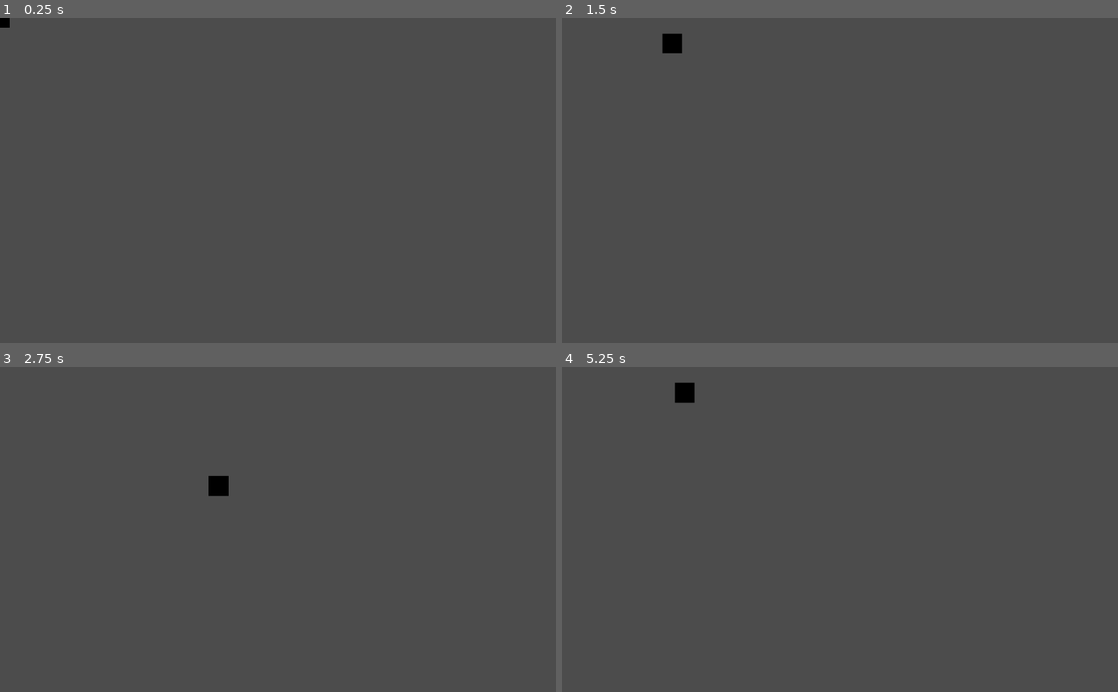
Above: before the commit, frames 1-4 (two rows, left to right).
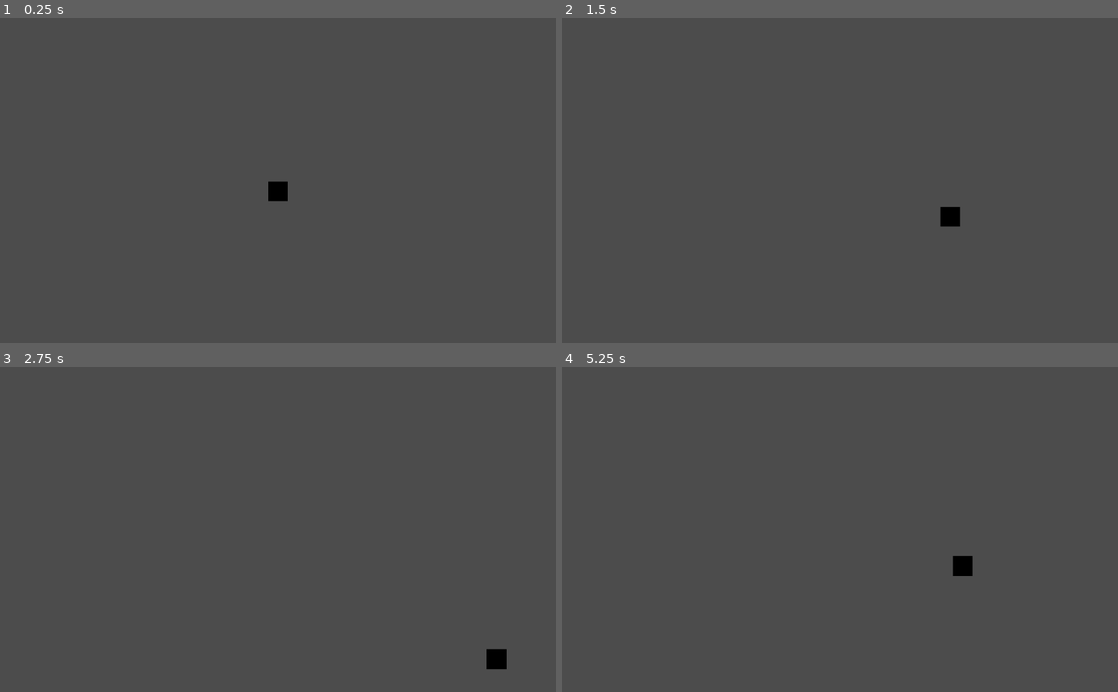
Above: after the commit, the same moments.

Repository: TrueRegin/dash-test
Game: Godot game, scene res://player/Player.tscn
The game is run twice, just before and just after one commit, with the same random seed, the same clock (stepped at 60 frames per second) and the same inputs. Before the commit the project has no main scene; this scene is started directly in both runs.
Inputs:
- Up to frame 1 (0.25 s): no input
- Up to frame 2 (1.5 s): tap Enter at 0.5 s; hold Right (ui_right) 0.53-1.28 s; hold Down (ui_down) from 1.28 s (still down)
- Up to frame 3 (2.75 s): release Down (ui_down) at 2.03 s; hold Right (ui_right) from 2.03 s (still down)
- Up to frame 4 (5.25 s): release Right (ui_right) at 2.78 s; hold Up (ui_up) 2.78-3.53 s; hold Left (ui_left) 3.53-5.03 s; tap Space at 5 s; hold Down (ui_down) from 5.03 s (still down)

The runs differ from the first frame. In frame 1, 0.3% of the frame differs, in the area x 0-52%, y 0-57%; in frame 2, 0.4%; in frame 3, 0.4%; in frame 4, 0.5%, in the area x 20-74%, y 4-65%.

Commit message:
Centered player and set main scene

Diff:
--- a/player/Player.tscn
+++ b/player/Player.tscn
@@ -8,7 +8,11 @@
 [sub_resource type="NoiseTexture" id=2]
 
 [node name="Player" type="KinematicBody2D"]
+position = Vector2( 512, 320 )
 script = ExtResource( 1 )
+__meta__ = {
+"_edit_group_": true
+}
 
 [node name="CollisionShape2D" type="CollisionShape2D" parent="."]
 shape = SubResource( 1 )
--- a/project.godot
+++ b/project.godot
@@ -11,12 +11,8 @@
 [application]
 
 config/name="Dash- Mechanic"
-config/icon="res://icon.png"
+run/main_scene="res://player/Player.tscn"
 
 [physics]
 
 common/enable_pause_aware_picking=true
-
-[rendering]
-
-environment/default_environment="res://default_env.tres"
